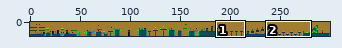
Sprite sheet, stored at resources/levels/1.png. Above, an overview of the earlier version with the close-up marked.
Close-up. Before the commit:
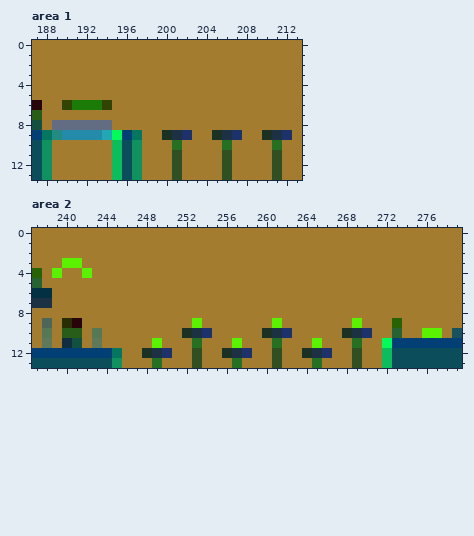
The file is 300x14 pixels. Colours within 5 levels of each other are drawn and written as one. Shown: area 1: x 187..213, y 0..13; area 2: x 237..279, y 0..13. The commit also changed other parts of the picture, which this record leaves out.
The result:
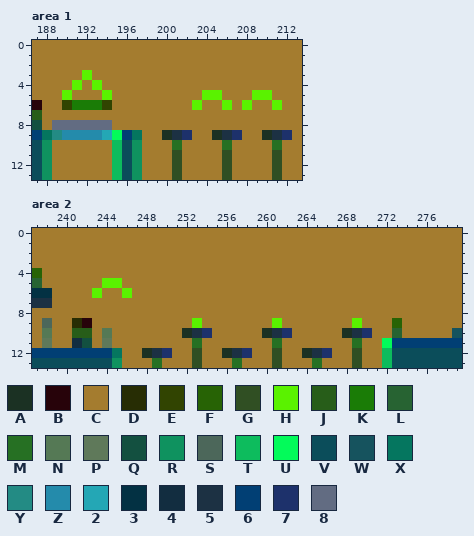
Palette (. is transparent): A #1b3123  B #27030a  C #a47c2f  D #272d04  E #314401  F #276305  G #304f23  H #5af200  J #275d19  K #1a7c06  L #276332  M #267023  N #557955  P #5f795a  Q #135040  R #0f925f  S #4c675a  T #0dbc5d  U #03fb5a  V #0b4d5a  W #16535e  X #05765f  Y #238b84  Z #248bab  2 #24a7b5  3 #033143  4 #122d40  5 #1c3143  6 #013f74  7 #1d316b  8 #626c82
The exact change:
{"where": "area 1"}
{"y":3,"x":192,"old":"C","new":"H"}
{"y":4,"x":191,"old":"C","new":"H"}
{"y":4,"x":193,"old":"C","new":"H"}
{"y":5,"x":190,"old":"C","new":"H"}
{"y":5,"x":194,"old":"C","new":"H"}
{"y":5,"x":204,"old":"CC","new":"HH"}
{"y":5,"x":209,"old":"CC","new":"HH"}
{"y":6,"x":203,"old":"C","new":"H"}
{"y":6,"x":206,"old":"C","new":"H"}
{"y":6,"x":208,"old":"C","new":"H"}
{"y":6,"x":211,"old":"C","new":"H"}
{"where": "area 2"}
{"y":3,"x":240,"old":"HH","new":"CC"}
{"y":4,"x":239,"old":"H","new":"C"}
{"y":4,"x":242,"old":"H","new":"C"}
{"y":5,"x":244,"old":"CC","new":"HH"}
{"y":6,"x":243,"old":"C","new":"H"}
{"y":6,"x":246,"old":"C","new":"H"}
{"y":9,"x":240,"old":"DBC","new":"CDB"}
{"y":10,"x":240,"old":"J","new":"C"}
{"y":10,"x":242,"old":"CNC","new":"JCN"}
{"y":10,"x":276,"old":"HH","new":"CC"}
{"y":11,"x":240,"old":"4QCPC","new":"C4QCP"}
{"y":11,"x":249,"old":"H","new":"C"}
{"y":11,"x":257,"old":"H","new":"C"}
{"y":11,"x":265,"old":"H","new":"C"}
{"label":"changed","picture_box":[62,70,112,100]}
{"label":"changed","picture_box":[192,90,282,110]}
{"label":"changed","picture_box":[52,258,162,348]}
{"label":"changed","picture_box":[422,328,442,338]}
{"label":"changed","picture_box":[232,338,242,348]}
{"label":"changed","picture_box":[312,338,322,348]}
